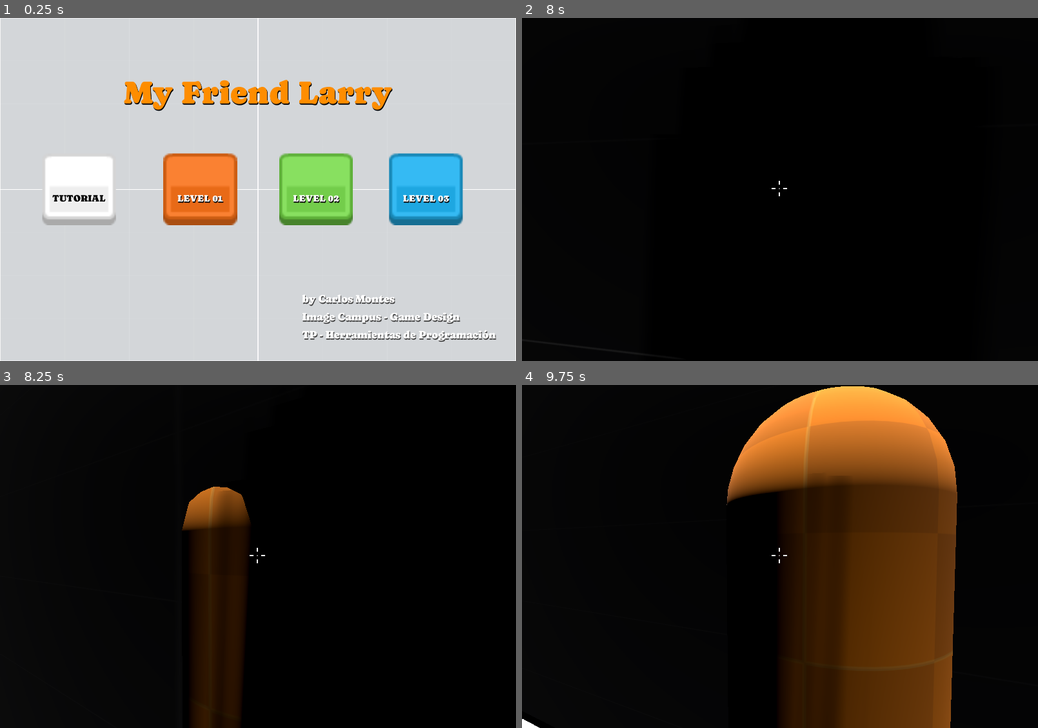
Above: before the commit, frames 1-4 (two rows, left to right).
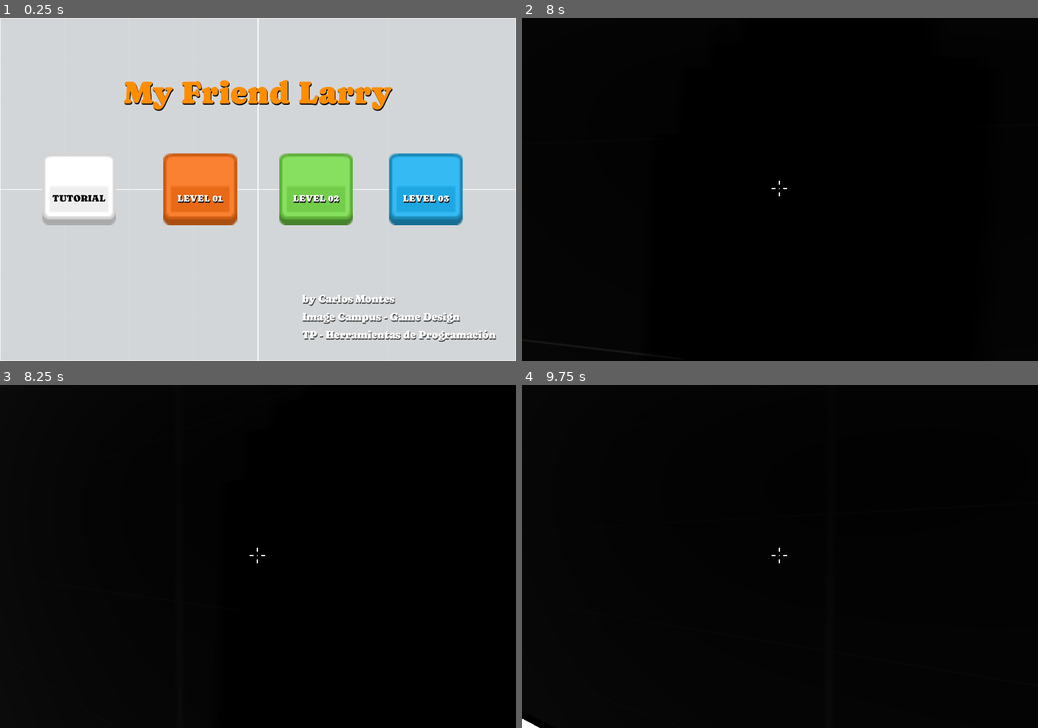
Above: after the commit, the same moments.

Repository: kaito002/my-friend-larry
Game: Godot game, scene res://main/main.tscn
The game is run twice, just before and just after one commit, with the same random seed, the same clock (stepped at 60 frames per second) and the same inputs.
Inputs (mouse positions are in pixels of both pictures, inside the frame that each line leads up to):
- Up to frame 1 (0.25 s): no input
- Up to frame 2 (8 s): click "TUTORIAL" at 0.5 s; tap Enter at 1.25, 3.5, 6.5 s; move the mouse to (805, 189) at 1.27 s; hold W (up) 1.28-6.53 s; tap Ctrl (dash) every 1.5 s from 1.35 to 7.35 s; tap Space (jump) at 1.52, 2, 2.27, 3.77, 4.52, 5, 5.27, 6.77, 7.52 s; move the mouse to (754, 189) at 2.02 s; click (754, 189) at 2.1 s; move the mouse to (790, 182) at 2.77 s; move the mouse to (774, 196) at 3.52 s; click (774, 196) at 3.6 s; move the mouse to (816, 192) at 4.27 s; move the mouse to (738, 186) at 5.02 s; click (738, 186) at 5.1 s; move the mouse to (785, 189) at 5.77 s; move the mouse to (759, 182) at 6.52 s; hold D (right) 6.53-7.28 s; click (759, 182) at 6.6 s; move the mouse to (805, 189) at 7.27 s; hold W (up) from 7.28 s (still down)
- Up to frame 3 (8.25 s): keep holding W (up); tap Space (jump) at 8 s; move the mouse to (232, 556) at 8.02 s; click (232, 556) at 8.1 s
- Up to frame 4 (9.75 s): tap Space (jump) at 8.27 s; move the mouse to (790, 549) at 8.77 s; tap Ctrl (dash) at 8.85 s; move the mouse to (774, 563) at 9.52 s; release W (up) at 9.53 s; hold A (left) from 9.53 s (still down); click (774, 563) at 9.6 s

Frames 1-2 are identical in both runs. In frame 3, 6.6% of the frame differs, in the area x 35-49%, y 29-100%; in frame 4, 33%, in the area x 39-85%, y 0-100%.

Commit message:
end documentation + fix larry launch

Diff:
--- a/barry/barry.tscn
+++ b/barry/barry.tscn
@@ -14,6 +14,33 @@
 [sub_resource type="SphereShape3D" id="SphereShape3D_m1gxi"]
 
 [sub_resource type="SphereShape3D" id="SphereShape3D_buexn"]
+
+[sub_resource type="Animation" id="Animation_7ffen"]
+length = 0.001
+tracks/0/type = "value"
+tracks/0/imported = false
+tracks/0/enabled = true
+tracks/0/path = NodePath(".:position")
+tracks/0/interp = 1
+tracks/0/loop_wrap = true
+tracks/0/keys = {
+"times": PackedFloat32Array(0),
+"transitions": PackedFloat32Array(1),
+"update": 0,
+"values": [Vector3(0.588352, 0.0354654, -0.0627484)]
+}
+tracks/1/type = "value"
+tracks/1/imported = false
+tracks/1/enabled = true
+tracks/1/path = NodePath(".:rotation")
+tracks/1/interp = 1
+tracks/1/loop_wrap = true
+tracks/1/keys = {
+"times": PackedFloat32Array(0),
+"transitions": PackedFloat32Array(1),
+"update": 0,
+"values": [Vector3(-0.0725066, -1.21334, 1.47844)]
+}
 
 [sub_resource type="Animation" id="Animation_g0qo6"]
 resource_name = "idle"
@@ -44,33 +71,6 @@
 "values": [Vector3(-0.0725066, -1.21334, 1.47844), Vector3(-0.0733038, -1.213, 0.856957)]
 }
 
-[sub_resource type="Animation" id="Animation_7ffen"]
-length = 0.001
-tracks/0/type = "value"
-tracks/0/imported = false
-tracks/0/enabled = true
-tracks/0/path = NodePath(".:position")
-tracks/0/interp = 1
-tracks/0/loop_wrap = true
-tracks/0/keys = {
-"times": PackedFloat32Array(0),
-"transitions": PackedFloat32Array(1),
-"update": 0,
-"values": [Vector3(0.588352, 0.0354654, -0.0627484)]
-}
-tracks/1/type = "value"
-tracks/1/imported = false
-tracks/1/enabled = true
-tracks/1/path = NodePath(".:rotation")
-tracks/1/interp = 1
-tracks/1/loop_wrap = true
-tracks/1/keys = {
-"times": PackedFloat32Array(0),
-"transitions": PackedFloat32Array(1),
-"update": 0,
-"values": [Vector3(-0.0725066, -1.21334, 1.47844)]
-}
-
 [sub_resource type="AnimationLibrary" id="AnimationLibrary_ueqtv"]
 _data = {
 "RESET": SubResource("Animation_7ffen"),
@@ -78,7 +78,6 @@
 }
 
 [node name="barry" type="CharacterBody3D"]
-transform = Transform3D(1, 0, 0, 0, 1, 0, 0, 0, 1, 0, 0, 0)
 collision_layer = 128
 collision_mask = 2
 script = ExtResource("1_32y16")
@@ -105,7 +104,7 @@
 shape = SubResource("SphereShape3D_buexn")
 
 [node name="knife" type="CSGPolygon3D" parent="."]
-transform = Transform3D(0.00685844, -0.180598, -0.024206, 0.0682194, 0.0485536, 0.00187681, 0.00420102, -0.493613, 0.00904088, 0.588352, 0.0354654, -0.0627484)
+transform = Transform3D(0.00685844, -0.1806, -0.024206, 0.0682194, 0.0485532, 0.00187681, 0.00420094, -0.493612, 0.00904097, 0.588352, 0.0354654, -0.0627484)
 polygon = PackedVector2Array(0, 0, 1.25464, 0.898328, 4.33794, 1.6334, 1, 0)
 
 [node name="AnimationPlayer" type="AnimationPlayer" parent="knife"]
--- a/levels/tutorial/tutorial.tscn
+++ b/levels/tutorial/tutorial.tscn
@@ -96,4 +96,5 @@
 volume_db = -10.0
 autoplay = true
 
+[editable path="player"]
 [editable path="pause_menu"]
--- a/player/player.gd
+++ b/player/player.gd
@@ -19,10 +19,7 @@
 
 var gravity = ProjectSettings.get_setting("physics/3d/default_gravity")
 var _pressed_time: float = 0.0
-var _is_ready = false
 
-func _ready():
-	get_tree().create_timer(5).connect('timeout', func(): _is_ready = true)
 
 func _input( event: InputEvent) -> void:
 	if (event is InputEventMouseMotion):
@@ -35,7 +32,7 @@
 	_charging_launch(delta)
 
 func _charging_launch(delta):
-	if (hud.get_bullets_count() <= 0 && !_is_ready): return
+	if (hud.get_bullets_count() <= 0): return
 	if (Input.is_action_pressed('launch_larry')):
 		if (_pressed_time < MAX_LARRY_CHARGE_LAUNCH):
 			_pressed_time += delta
Binary file added: .readme/barry.png
Binary file added: .readme/capsule_larry.png
Binary file added: .readme/door.png
Binary file added: .readme/larry.png
Binary file added: .readme/player.png
Binary file added: .readme/victory_zone.png
Binary file added: .readme/world_button.png
Not shown, added: README.md
Not shown, changed: builds/MyFriendLarry.pck
